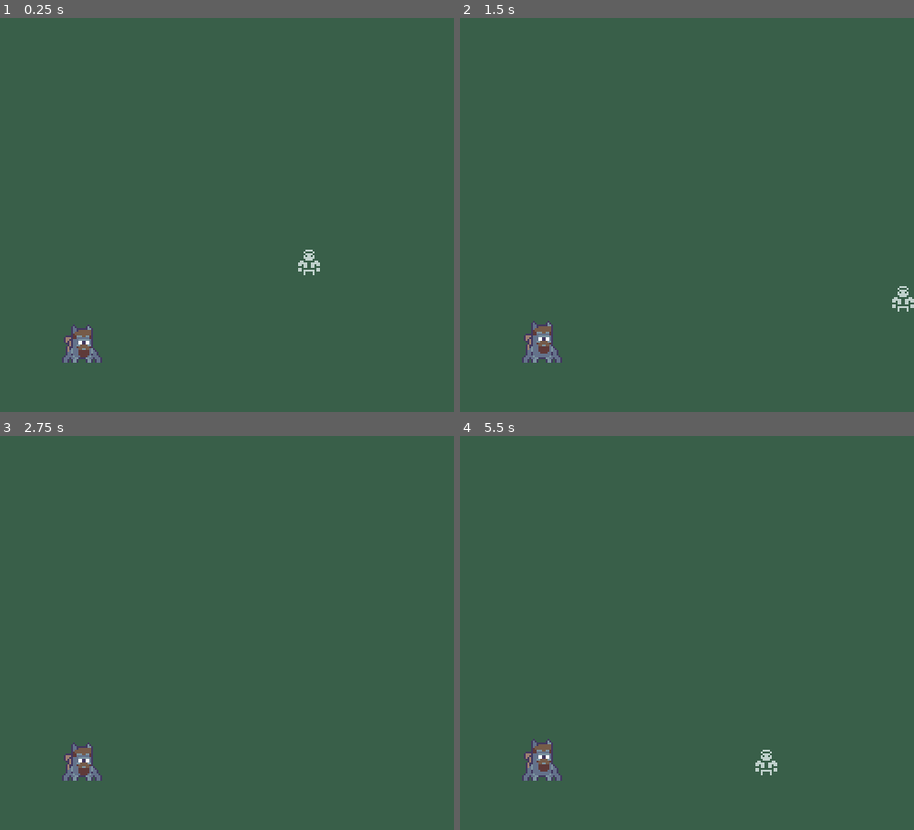
Above: before the commit, frames 1-4 (two rows, left to right).
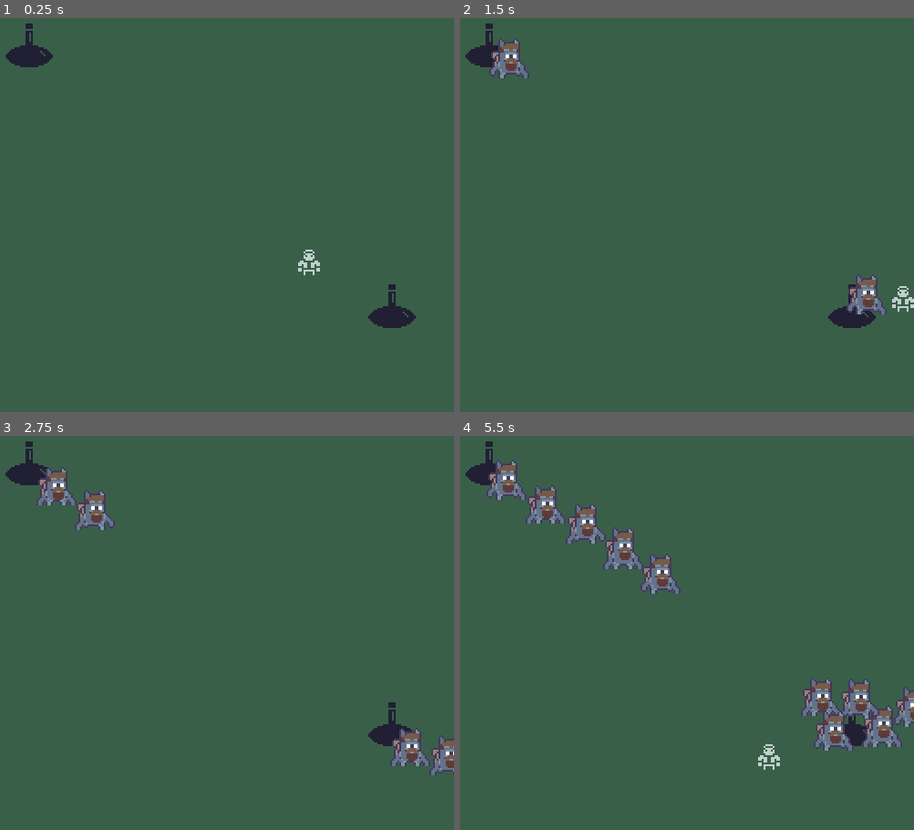
Above: after the commit, the same moments.

Repository: discolingua/godot-inventory-panel
Game: Godot game, scene res://Scenes/GameWorld.tscn
The game is run twice, just before and just after one commit, with the same random seed, the same clock (stepped at 60 frames per second) and the same inputs.
Inputs (mouse positions are in pixels of both pictures, inside the frame that each line leads up to):
- Up to frame 1 (0.25 s): no input
- Up to frame 2 (1.5 s): tap Enter (ui_accept) at 0.5, 0.77 s; move the mouse to (750, 171) at 0.52 s; hold Right (ui_right) 0.53-1.28 s; click (750, 171) at 0.67 s; move the mouse to (505, 215) at 1.27 s; hold Down (ui_down) from 1.28 s (still down)
- Up to frame 3 (2.75 s): tap Enter (ui_accept) at 1.52 s; move the mouse to (222, 514) at 2.02 s; release Down (ui_down) at 2.03 s; hold Right (ui_right) from 2.03 s (still down)
- Up to frame 4 (5.5 s): move the mouse to (591, 699) at 2.77 s; release Right (ui_right) at 2.78 s; hold Up (ui_up) 2.78-3.53 s; click (591, 699) at 2.92 s; tap Enter (ui_accept) at 3.02, 3.77, 4.52 s; move the mouse to (795, 676) at 3.52 s; hold Left (ui_left) 3.53-5.03 s; move the mouse to (outside the picture) at 4.27 s; move the mouse to (650, 609) at 5.02 s; hold Down (ui_down) from 5.03 s (still down); click (650, 609) at 5.17 s

The runs differ from the first frame. In frame 1, 1.6% of the frame differs, in the area x 1-92%, y 1-88%; in frame 2, 2.5%; in frame 3, 3.5%; in frame 4, 6.9%, in the area x 1-100%, y 1-88%.

Commit message:
flood spawners work

Diff:
--- a/Scenes/Bloodsplat.tscn
+++ b/Scenes/Bloodsplat.tscn
@@ -22,9 +22,26 @@
 gradient = SubResource( 2 )
 width = 4
 
-[node name="BloodSplat" type="Particles2D"]
+[sub_resource type="CircleShape2D" id=4]
+radius = 6.08276
+
+[node name="BloodSplat" type="Area2D"]
+script = ExtResource( 1 )
+
+[node name="BloodParticles" type="Particles2D" parent="."]
+amount = 200
+lifetime = 0.6
 explosiveness = 0.33
 randomness = 0.33
+local_coords = false
 process_material = SubResource( 1 )
 texture = SubResource( 3 )
-script = ExtResource( 1 )
+
+[node name="CollisionShape2D" type="CollisionShape2D" parent="."]
+shape = SubResource( 4 )
+
+[node name="Timer" type="Timer" parent="."]
+one_shot = true
+autostart = true
+
+[connection signal="timeout" from="Timer" to="." method="_on_Timer_timeout"]
--- a/Scenes/GameWorld.tscn
+++ b/Scenes/GameWorld.tscn
@@ -2,8 +2,8 @@
 
 [ext_resource path="res://Scenes/Player.tscn" type="PackedScene" id=1]
 [ext_resource path="res://Scenes/GUI.tscn" type="PackedScene" id=2]
+[ext_resource path="res://Scenes/Spawner.tscn" type="PackedScene" id=3]
 [ext_resource path="res://Scripts/GameWorld.gd" type="Script" id=4]
-[ext_resource path="res://Scenes/Mob.tscn" type="PackedScene" id=6]
 
 [node name="GameWorld" type="Node2D"]
 script = ExtResource( 4 )
@@ -27,5 +27,8 @@
 [node name="Player" parent="." instance=ExtResource( 1 )]
 position = Vector2( 241, 157 )
 
-[node name="Mob" parent="." groups=["Mobs"] instance=ExtResource( 6 )]
-position = Vector2( 116, 201 )
+[node name="Spawner" parent="." instance=ExtResource( 3 )]
+position = Vector2( 87, 39 )
+
+[node name="Spawner2" parent="." instance=ExtResource( 3 )]
+position = Vector2( 286, 182 )
--- a/Scenes/Mob.tscn
+++ b/Scenes/Mob.tscn
@@ -30,14 +30,11 @@
 "speed": 5.0
 } ]
 
-[sub_resource type="CircleShape2D" id=7]
-radius = 51.0882
-
 [sub_resource type="CapsuleShape2D" id=6]
 radius = 15.0
 height = 14.0
 
-[node name="Mob" type="KinematicBody2D"]
+[node name="Mob" type="KinematicBody2D" groups=["Mobs"]]
 position = Vector2( 1, -4 )
 script = ExtResource( 2 )
 
@@ -47,14 +44,8 @@
 [node name="AnimatedSprite" type="AnimatedSprite" parent="."]
 frames = SubResource( 5 )
 animation = "New Anim"
-frame = 3
+frame = 1
 playing = true
-
-[node name="SeekRadius" type="Area2D" parent="."]
-
-[node name="SeekCollider" type="CollisionShape2D" parent="SeekRadius"]
-position = Vector2( -1, 4 )
-shape = SubResource( 7 )
 
 [node name="HitBoxArea2D" type="Area2D" parent="."]
 
@@ -62,6 +53,5 @@
 position = Vector2( 0, 2 )
 shape = SubResource( 6 )
 
-[connection signal="body_entered" from="SeekRadius" to="." method="_on_SeekRadius_body_entered"]
-[connection signal="body_exited" from="SeekRadius" to="." method="_on_SeekRadius_body_exited"]
+[connection signal="tree_exited" from="." to="." method="_on_Mob_tree_exited"]
 [connection signal="body_entered" from="HitBoxArea2D" to="." method="_on_HitBoxArea2D_body_entered"]
--- /dev/null
+++ b/Scenes/Spawner.gd
@@ -0,0 +1,9 @@
+class_name Spawner
+extends Area2D
+
+const Mob = preload("res://Scenes/Mob.tscn")
+
+func _on_SpawnTimer_timeout():
+	var mob = Mob.instance()
+	mob.position = self.position
+	get_parent().add_child(mob)
--- /dev/null
+++ b/Scenes/Spawner.tscn
@@ -0,0 +1,15 @@
+[gd_scene load_steps=3 format=2]
+
+[ext_resource path="res://Images/potion.png" type="Texture" id=1]
+[ext_resource path="res://Scenes/Spawner.gd" type="Script" id=2]
+
+[node name="Spawner" type="Area2D"]
+script = ExtResource( 2 )
+
+[node name="Sprite" type="Sprite" parent="."]
+texture = ExtResource( 1 )
+
+[node name="SpawnTimer" type="Timer" parent="."]
+autostart = true
+
+[connection signal="timeout" from="SpawnTimer" to="." method="_on_SpawnTimer_timeout"]
--- a/Scripts/Bloodsplat.gd
+++ b/Scripts/Bloodsplat.gd
@@ -1,5 +1,5 @@
 class_name BloodSplat
-extends Particles2D
+extends Area2D
 
 var speed : Vector2 = Vector2.ZERO
 
@@ -8,3 +8,6 @@
 
 func _physics_process(delta):
 	position += speed * delta
+
+func _on_Timer_timeout():
+	queue_free()
--- a/Scripts/Bullet.gd
+++ b/Scripts/Bullet.gd
@@ -19,6 +19,9 @@
 	if _body.is_in_group("Mobs"):
 		print("bullet signal")
 		var bloodSplat = BloodSplat.instance()
-		bloodSplat.speed = speed
+		bloodSplat.speed = Vector2(speed / 10)
+		bloodSplat.position = self.position
+		# call_deferred("set", "bloodSplat.speed", self.speed)
 		get_parent().add_child(bloodSplat)
 		_body.queue_free()
+		queue_free()
--- a/Scripts/Mob.gd
+++ b/Scripts/Mob.gd
@@ -3,27 +3,14 @@
 
 var run_speed = 25
 var velocity = Vector2.ZERO
-var player = null
 var hitBody = null
 
 func _physics_process(_delta):
-    velocity = Vector2.ZERO
+    var player = get_node("/root/GameWorld/Player")
 
     # chase player if close enough
-    if player:
-        velocity = position.direction_to(player.position) * run_speed
+    velocity = position.direction_to(player.position) * run_speed
     velocity = move_and_slide(velocity)
-
-
-func _on_SeekRadius_body_entered(body:Node2D):
-    print("seek " + body.name)
-    if body.name == "Player":
-        player = body
-
-
-func _on_SeekRadius_body_exited(_body:Node2D):
-	player = null
-
 
 
 func _on_HitBoxArea2D_body_entered(_body:Node):
--- a/project.godot
+++ b/project.godot
@@ -9,7 +9,7 @@
 config_version=4
 
 _global_script_classes=[ {
-"base": "Particles2D",
+"base": "Area2D",
 "class": "BloodSplat",
 "language": "GDScript",
 "path": "res://Scripts/Bloodsplat.gd"
@@ -43,6 +43,11 @@
 "class": "Potion",
 "language": "GDScript",
 "path": "res://Scripts/Potion.gd"
+}, {
+"base": "Area2D",
+"class": "Spawner",
+"language": "GDScript",
+"path": "res://Scenes/Spawner.gd"
 } ]
 _global_script_class_icons={
 "BloodSplat": "",
@@ -51,7 +56,8 @@
 "Mob": "",
 "MyButton": "",
 "Player": "",
-"Potion": ""
+"Potion": "",
+"Spawner": ""
 }
 
 [application]
Not shown: 1 places in Scenes/Bloodsplat.tscn that only renumber resources
Not shown: 1 places in Scenes/Mob.tscn that only renumber resources
